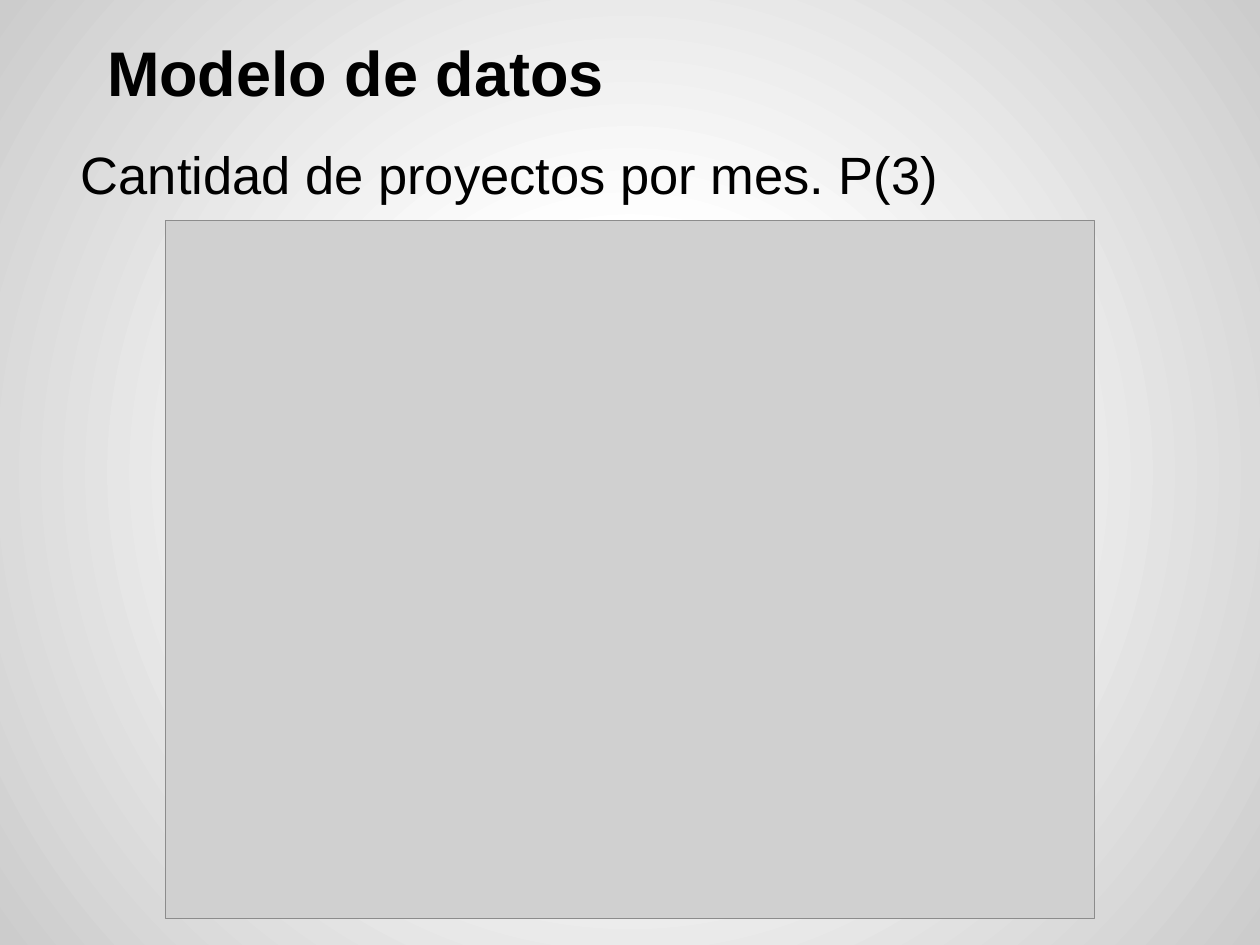
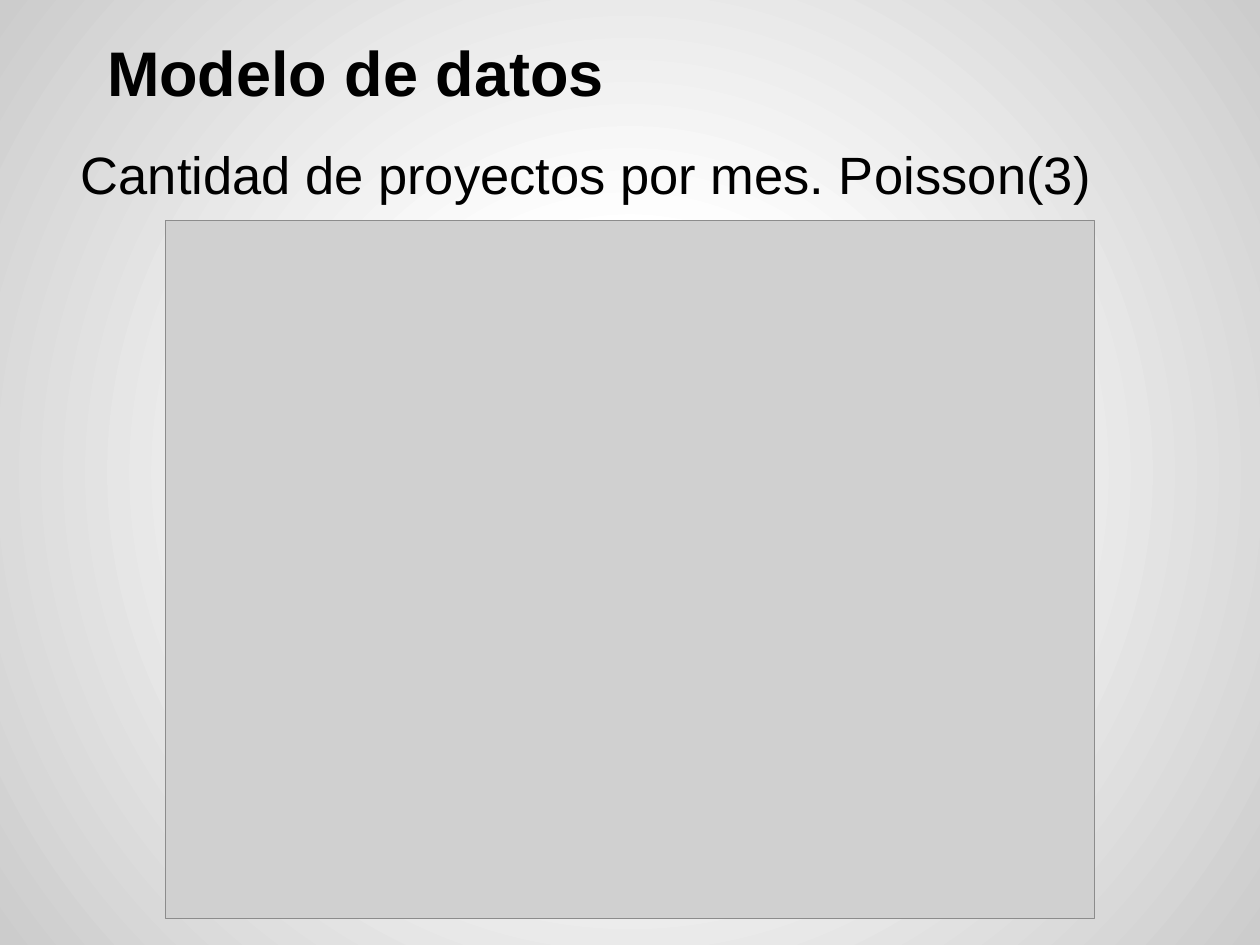
Before and after one commit to acrespo/Simulaciones, a slide deck: slide 14 of presentacion.pptx. Drawn at 1260x945 pixels with LibreOffice and Linux fonts; fonts in the diff are those of the drawing; grey boxes stand for pictures. Boxes give left, top, right and bottom in pixels: in the first picture for what was removed or moved away, otherwise in the second. Text is boxed around its words. In the diff, an @@ line names an element or a change of style, - is before the commit and + after.

```diff
--- a/presentacion.pptx
+++ b/presentacion.pptx
@@ text at (81,156,1091,205): text changed @@
-Cantidad de proyectos por mes. P(3)
+Cantidad de proyectos por mes. Poisson(3)
```
Also in this commit, not shown: 12 other slides changed.
